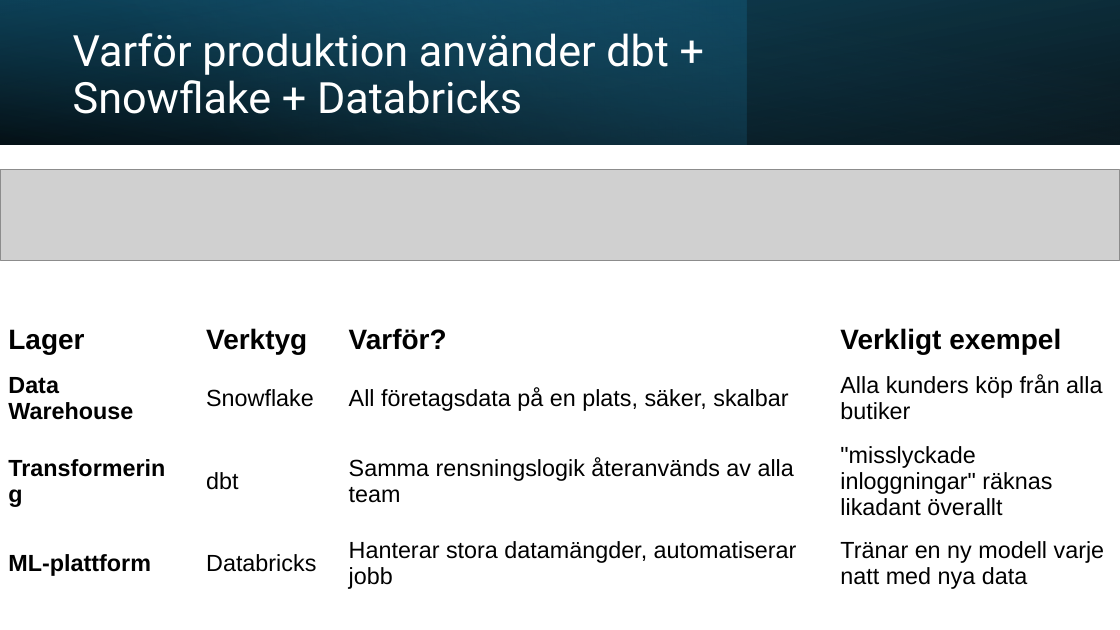
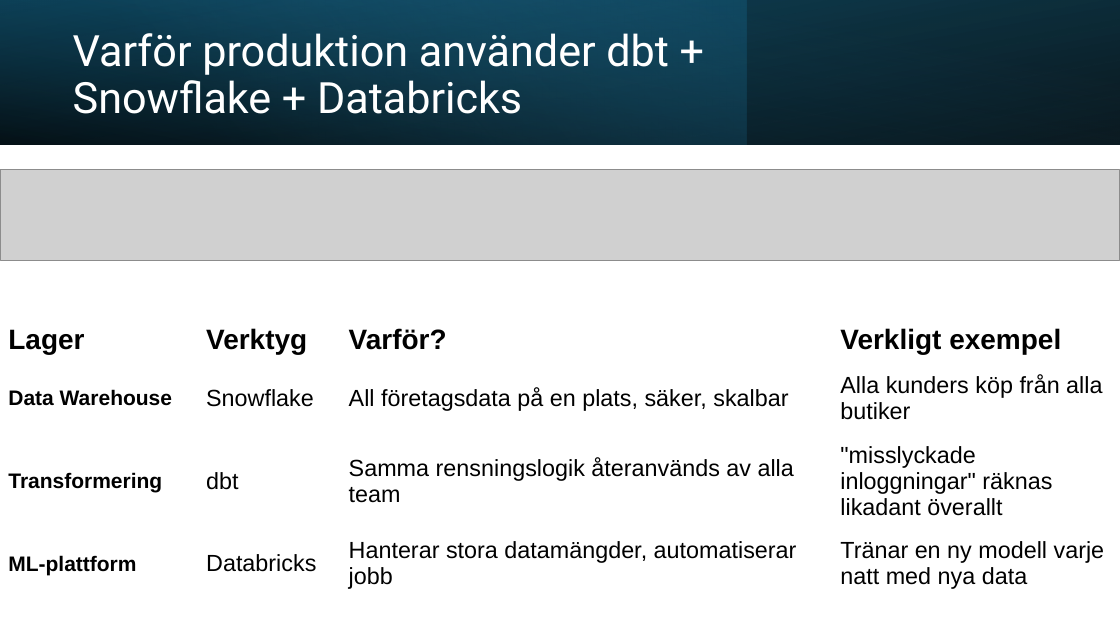
Before and after one commit to Ars1222022/insider-threat-detection, a slide deck: slide 10 of docs/Insider Threat Detection.pptx (slide 9 before the commit). Drawn at 1120x630 pixels with LibreOffice and Linux fonts; fonts in the diff are those of the drawing; grey boxes stand for pictures. Boxes give left, top, right and bottom in pixels: in the first picture for what was removed or moved away, otherwise in the second. Text is boxed around its words. In the diff, an @@ line names an element or a change of style, - is before the commit and + after.

```diff
--- a/docs/Insider Threat Detection.pptx
+++ b/docs/Insider Threat Detection.pptx
@@ table at box(0, 315, 1120, 615) @@
@@ size 20 to 18 pt in "Data Warehouse", "Transformering", "ML-plattform" @@
```
Also in this commit, not shown: 71 other slides changed, 1 slide added, 1 other file.
